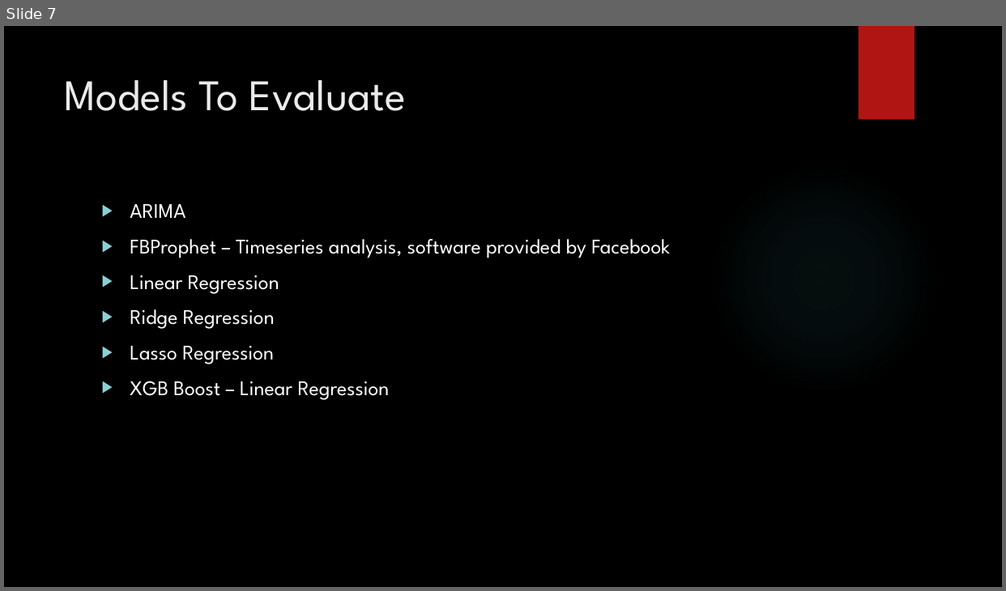
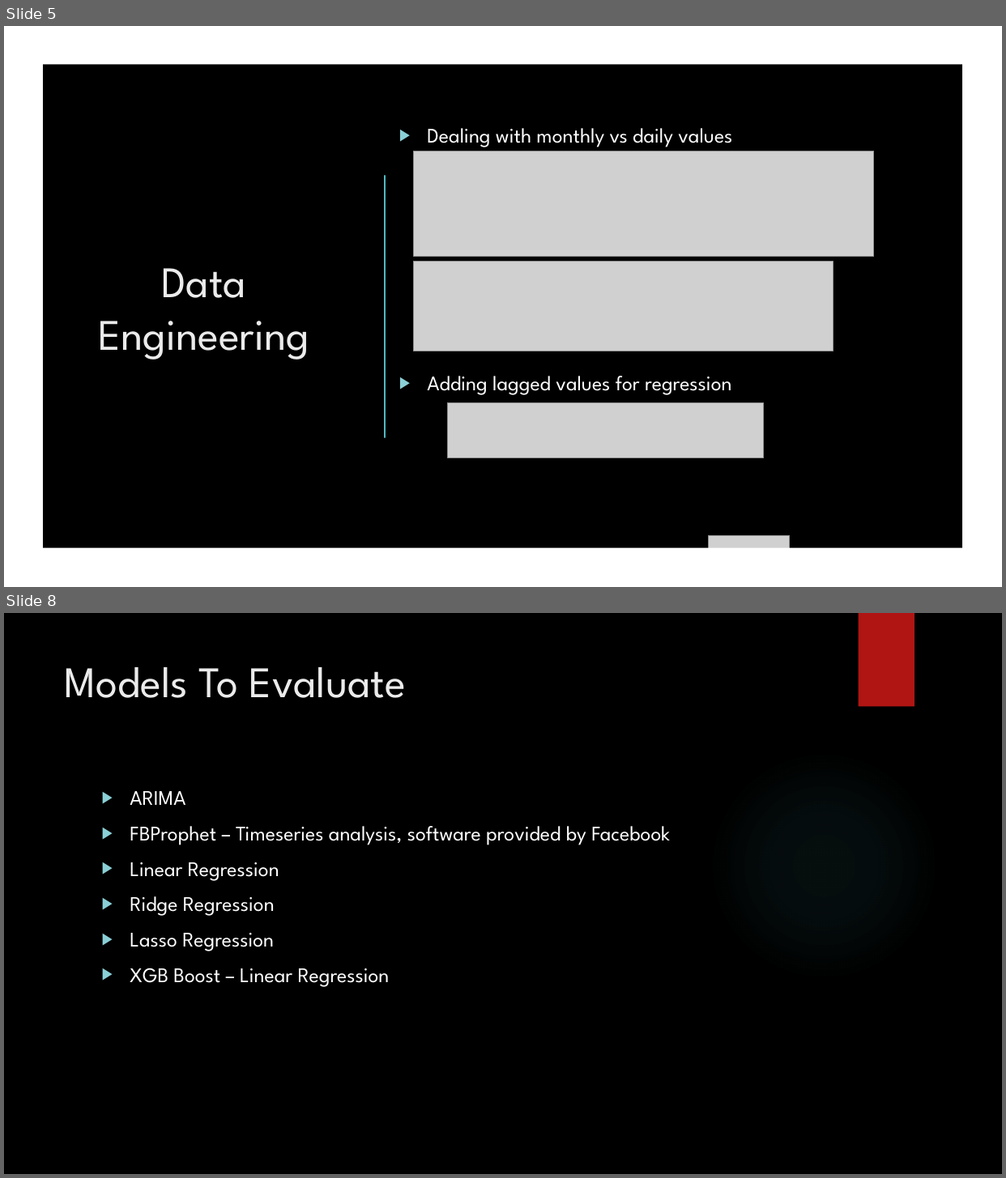
Before and after one commit to DSNeville/Practicum, a slide deck: Predicting Ethereum.pptx. Shown one above the other, each under a label of ours: slide 7 before the commit, slides 5 and 8 after it; the slides between them are not shown. The pictures are 1006x591 and 1006x1178 pixels, drawn with LibreOffice and Linux fonts; fonts in the diff are those of the drawing; grey boxes stand for pictures; background and template pictures are left out. Boxes give left, top, right and bottom in pixels: in the first picture for what was removed or moved away, otherwise in the second. Text is boxed around its words. In the diff, an @@ line names an element or a change of style, - is before the commit and + after.

```diff
--- a/Predicting Ethereum.pptx
+++ b/Predicting Ethereum.pptx
@@ slide 5 added at bbox=[4, 26, 1002, 587], background picture (left out); not listed: 1 template element that a slide beside it also shows @@
@@ rectangle added at bbox=[4, 26, 1002, 587], fill #000000 @@
@@ freeform shape added at bbox=[4, 26, 1002, 587], fill #FFFFFF @@
@@ text added at bbox=[427, 128, 732, 395], 20 pt, text #FFFFFF @@
+▶ Dealing with monthly vs daily values
+▶ Adding lagged values for regression
@@ picture added at bbox=[414, 151, 874, 257] @@
@@ line added from (385, 176) to (385, 437), #50B9C1 1.5 pt @@
@@ title added at bbox=[98, 268, 309, 360], 42 pt, text #EBEBEB @@
+Data Engineering
@@ picture added at bbox=[414, 262, 833, 352] @@
@@ picture added at bbox=[448, 403, 764, 458] @@
@@ picture added at bbox=[709, 535, 790, 587] @@
@@ what was slide 7 is now slide 8 @@
```
Also in this commit, not shown: 4 slides changed, 9 other slides added, 3 slides removed, 4 other files.
